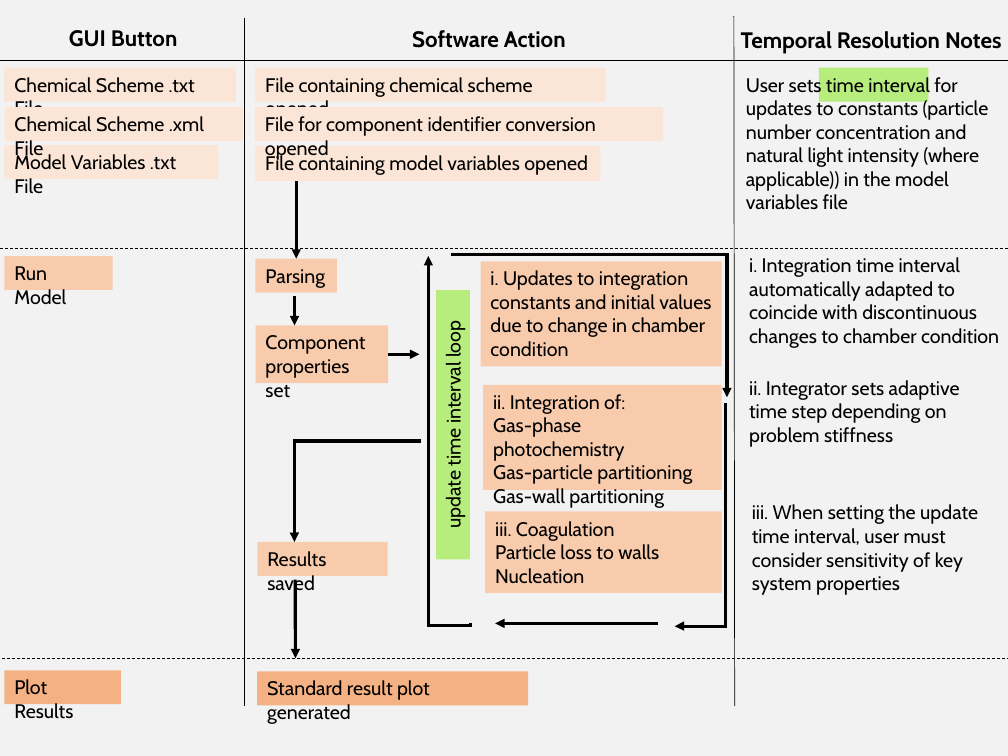
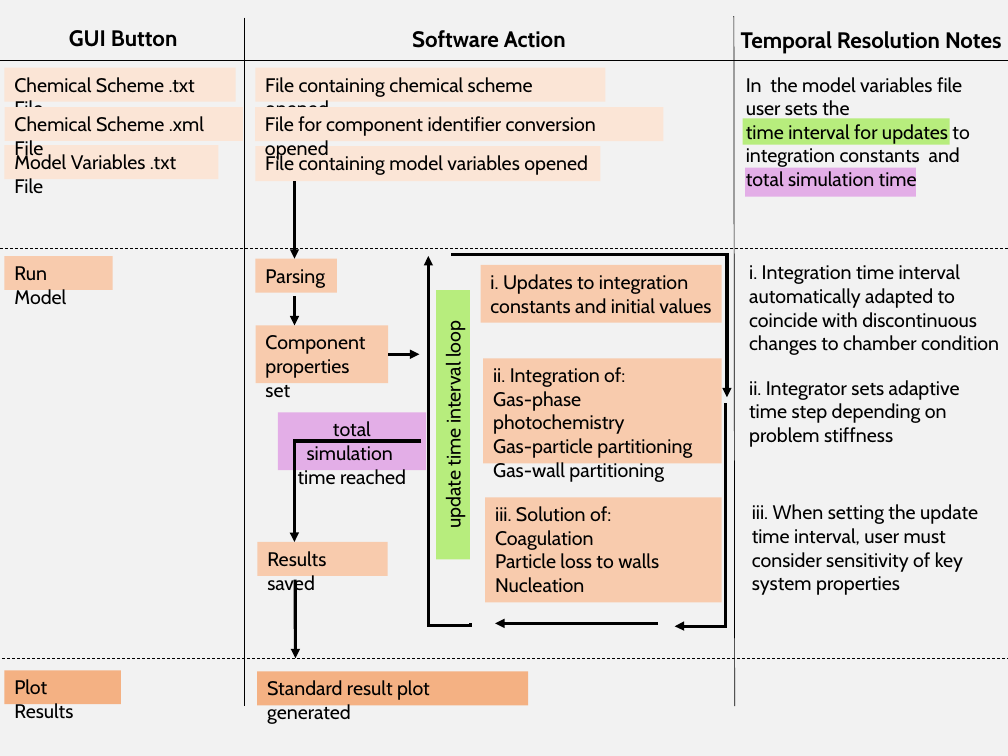
Before and after one commit to kimsoomnin/PyCHAM, a slide deck: slide 1 of PyCHAM/output/GMD_paper/Results/model_flow_diagram.pptx. Drawn at 1008x756 pixels with LibreOffice and Linux fonts; fonts in the diff are those of the drawing. Boxes give left, top, right and bottom in pixels: in the first picture for what was removed or moved away, otherwise in the second. Text is boxed around its words. In the diff, an @@ line names an element or a change of style, - is before the commit and + after.

```diff
--- a/PyCHAM/output/GMD_paper/Results/model_flow_diagram.pptx
+++ b/PyCHAM/output/GMD_paper/Results/model_flow_diagram.pptx
@@ text at box(746, 77, 969, 191): text changed @@
-User sets time interval for updates to constants (particle number concentration and natural light intensity (where applicable)) in the model variables file
+In the model variables file user sets the
+time interval for updates to integration constants and total simulation time
@@ rectangle: place and size @@
-rectangle at box(818, 68, 928, 102)
+rectangle at box(743, 118, 950, 144)
@@ rectangle added at box(745, 167, 916, 197), fill #E3AEE7 @@
@@ rectangle "i. Updates to integration constants ...": place and size @@
-rectangle "i. Updates to integration constants ..." at box(481, 261, 722, 366)
+rectangle "i. Updates to integration constants ..." at box(481, 265, 722, 323)
@@ text "i. Integration time interval automatically ...": place and size @@
-text "i. Integration time interval automatically ..." at box(749, 257, 999, 348)
+text "i. Integration time interval automatically ..." at box(749, 264, 999, 355)
@@ text in rectangle at box(490, 274, 711, 314): text changed @@
-i. Updates to integration constants and initial values due to change in chamber condition
+i. Updates to integration constants and initial values
@@ rectangle "ii. Integration of:": place and size @@
-rectangle "ii. Integration of:" at box(483, 385, 722, 490)
+rectangle "ii. Integration of:" at box(483, 358, 722, 463)
@@ rectangle added at box(278, 412, 426, 470), fill #E3AEE7, 14 pt, text #000000 @@
+total simulation
+time reached
@@ rectangle "iii. Solution of:": place and size @@
-rectangle "iii. Solution of:" at box(485, 511, 722, 593)
+rectangle "iii. Solution of:" at box(485, 497, 722, 602)
@@ text in rectangle at box(495, 506, 611, 550): text changed @@
-iii. Coagulation
+iii. Solution of:
+Coagulation
```
Also in this commit, not shown: 14 other files.
